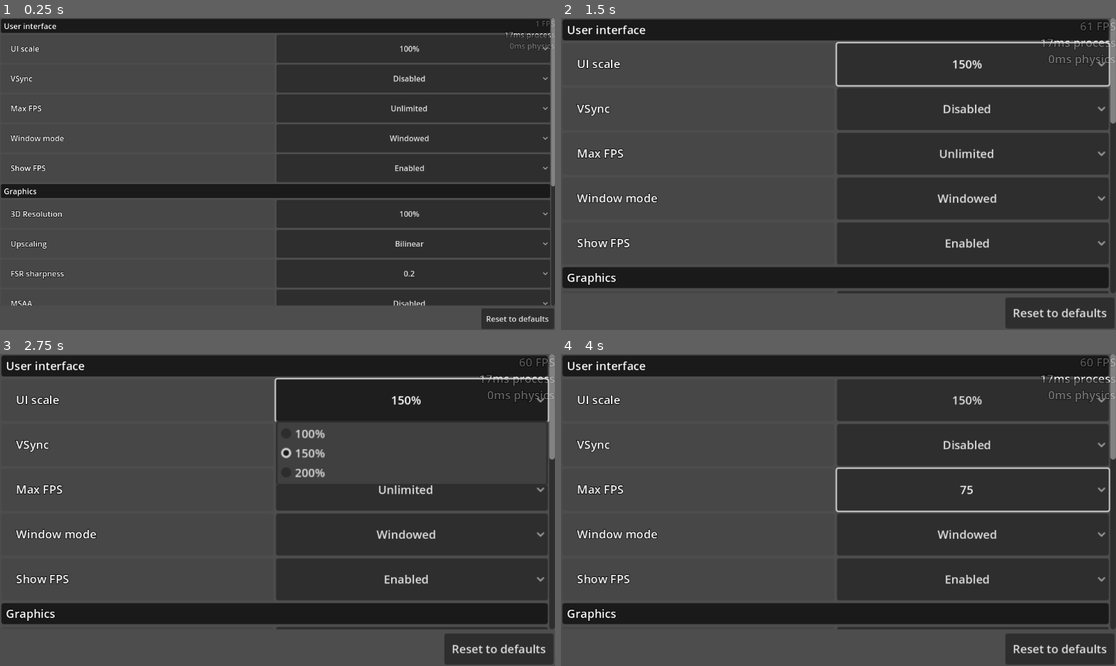
Above: before the commit, frames 1-4 (two rows, left to right).
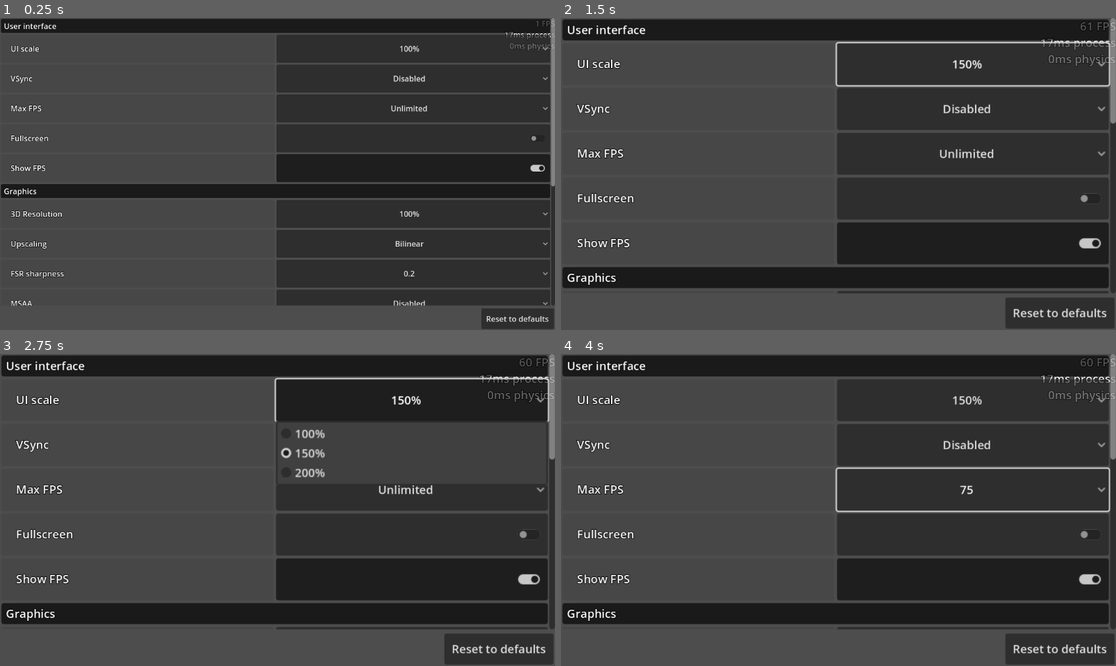
Above: after the commit, the same moments.

Repository: matmas/spacecraft3d
Game: Godot game, scene res://menus/options_menu/display_tab/display_tab.tscn
The game is run twice, just before and just after one commit, with the same random seed, the same clock (stepped at 60 frames per second) and the same inputs. This scene is started directly instead of the project's main scene.
Inputs (mouse positions are in pixels of both pictures, inside the frame that each line leads up to):
- Up to frame 1 (0.25 s): no input
- Up to frame 2 (1.5 s): click "100%" at 0.5 s; click "Disabled" at 1.25 s
- Up to frame 3 (2.75 s): click "150%" at 2 s
- Up to frame 4 (4 s): click "Unlimited" at 2.75 s; click (971, 534) at 3.5 s, where only the run before the commit has a clickable "Windowed"

The runs differ from the first frame. In frame 1, 0.3% of the frame differs, in the area x 1-99%, y 37-50%; in frame 2, 0.7%, in the area x 2-99%, y 56-74%; in frame 3, 0.7%; in frame 4, 0.7%.

Commit message:
Refactor game options, change window mode to fullscreen bool, add check button

Diff:
--- a/game/world_environment.gd
+++ b/game/world_environment.gd
@@ -2,4 +2,4 @@
 
 
 func _ready() -> void:
-	environment.glow_enabled = GameOptions.get_handler("display", "glow").current_value
+	environment.glow_enabled = GameOptions.get_option("display", "glow").get_value()
--- a/game_options/feature.gd
+++ b/game_options/feature.gd
@@ -11,6 +11,6 @@
 
 func _process(_delta: float) -> void:
 	var parent := get_parent()
-	parent.visible = GameOptions.get_handler(section, key).get_value()
+	parent.visible = GameOptions.get_option(section, key).get_value()
 	parent.set_process(parent.visible)
 	parent.set_physics_process(parent.visible)
--- a/game_options/game_options_autoload.gd
+++ b/game_options/game_options_autoload.gd
@@ -3,40 +3,40 @@
 const PATH = "user://options.cfg"
 
 
-var _option_handlers: Array[OptionHandler] = [
-	preload("option_handlers/ui_scale.gd").new(),
-	preload("option_handlers/vsync.gd").new(),
-	preload("option_handlers/max_fps.gd").new(),
-	preload("option_handlers/window_mode.gd").new(),
-	preload("option_handlers/fps_counter.gd").new(),
-	preload("option_handlers/camera_fov.gd").new(),
-	preload("option_handlers/3d_scale.gd").new(),
-	preload("option_handlers/msaa.gd").new(),
-	preload("option_handlers/taa.gd").new(),
-	preload("option_handlers/glow.gd").new(),
-	preload("option_handlers/upscaling_mode.gd").new(),
-	preload("option_handlers/fsr_sharpness.gd").new(),
-	preload("option_handlers/lens_flare.gd").new(),
-	preload("option_handlers/motion_particles.gd").new(),
-	preload("option_handlers/input_hints.gd").new(),
+var _options: Array[Option] = [
+	preload("options/int/ui_scale.gd").new(),
+	preload("options/enum/vsync.gd").new(),
+	preload("options/int/max_fps.gd").new(),
+	preload("options/bool/fullscreen.gd").new(),
+	preload("options/bool/fps_counter.gd").new(),
+	preload("options/int/camera_fov.gd").new(),
+	preload("options/int/3d_scale.gd").new(),
+	preload("options/enum/msaa.gd").new(),
+	preload("options/bool/taa.gd").new(),
+	preload("options/bool/glow.gd").new(),
+	preload("options/enum/upscaling_mode.gd").new(),
+	preload("options/int/fsr_sharpness.gd").new(),
+	preload("options/bool/lens_flare.gd").new(),
+	preload("options/bool/motion_particles.gd").new(),
+	preload("options/bool/input_hints.gd").new(),
 ]
-var _option_handlers_dict := {}
+var _options_dict := {}
 var config := ConfigFile.new()
 
 
-func get_handler(key: String, section: String) -> OptionHandler:
-	return _option_handlers_dict[key][section]
+func get_option(key: String, section: String) -> Option:
+	return _options_dict[key][section]
 
 
 func _init() -> void:
-	for handler in _option_handlers:
-		add_child(handler)
-		_option_handlers_dict.get_or_add(handler.section(), {})[handler.key()] = handler
+	for option in _options:
+		add_child(option)
+		_options_dict.get_or_add(option.section(), {})[option.key()] = option
 
 
 func _ready() -> void:
-	for handler in _option_handlers:
-		handler.initial_value = handler.get_value()
+	for option in _options:
+		option.initial_value = option.get_value()
 	_load()
 
 
@@ -51,18 +51,18 @@
 		])
 		return
 
-	for handler in _option_handlers:
-		if config.has_section_key(handler.section(), handler.key()):
-			handler.set_value(config.get_value(handler.section(), handler.key()))
+	for option in _options:
+		if config.has_section_key(option.section(), option.key()):
+			option.set_value(config.get_value(option.section(), option.key()))
 
 
 func save() -> void:
-	for handler in _option_handlers:
-		if handler.get_value() != handler.initial_value:
-			config.set_value(handler.section(), handler.key(), handler.get_value())
+	for option in _options:
+		if option.get_value() != option.initial_value:
+			config.set_value(option.section(), option.key(), option.get_value())
 		else:
-			if config.has_section_key(handler.section(), handler.key()):
-				config.erase_section_key(handler.section(), handler.key())
+			if config.has_section_key(option.section(), option.key()):
+				config.erase_section_key(option.section(), option.key())
 
 	var error := config.save(PATH)
 	if error:
@@ -72,8 +72,8 @@
 
 
 func reset_to_defaults() -> void:
-	for handler in _option_handlers:
-		handler.set_value(handler.initial_value)
+	for option in _options:
+		option.set_value(option.initial_value)
 
 	if FileAccess.file_exists(PATH):
 		var error := DirAccess.remove_absolute(PATH)
--- a/game_options/option_handlers/window_mode.gd
+++ /dev/null
@@ -1,34 +0,0 @@
-extends OptionHandler
-
-var WINDOWED = tr("Windowed")
-var FULLSCREEN = tr("Fullscreen")
-
-
-func section() -> String:
-	return "display"
-
-
-func key() -> String:
-	return "window_mode"
-
-
-func set_value(value: Variant) -> void:
-	DisplayServer.window_set_mode(value)
-
-
-func get_value() -> Variant:
-	return DisplayServer.window_get_mode()
-
-
-func get_value_from_string(value: String) -> Variant:
-	match value:
-		WINDOWED:
-			return DisplayServer.WINDOW_MODE_WINDOWED
-		FULLSCREEN:
-			return DisplayServer.WINDOW_MODE_EXCLUSIVE_FULLSCREEN
-		_:
-			return null
-
-
-func get_possible_string_values() -> Array[String]:
-	return [WINDOWED, FULLSCREEN]
--- a/game_options/bool_option_handler.gd
+++ b/game_options/option_types/bool_option.gd
@@ -1,5 +1,5 @@
-extends OptionHandler
-class_name BoolOptionHandler
+extends EnumOption
+class_name BoolOption
 
 var ENABLED := tr("Enabled")
 var DISABLED := tr("Disabled")
--- a/game_options/option_handler.gd
+++ b/game_options/option_types/enum_option.gd
@@ -1,23 +1,5 @@
-extends Node
-class_name OptionHandler
-
-var initial_value: Variant
-
-
-func section() -> String:
-	printerr("Not implemented."); return ""
-
-
-func key() -> String:
-	printerr("Not implemented."); return ""
-
-
-func get_value() -> Variant:
-	printerr("Not implemented."); return null
-
-
-func set_value(_value: Variant) -> void:
-	printerr("Not implemented.")
+extends Option
+class_name EnumOption
 
 
 func get_value_from_string(_value: String) -> Variant:
--- /dev/null
+++ b/game_options/option_types/int_option.gd
@@ -0,0 +1,2 @@
+extends Option
+class_name IntOption
--- /dev/null
+++ b/game_options/option_types/option.gd
@@ -0,0 +1,20 @@
+extends Node
+class_name Option
+
+var initial_value: Variant
+
+
+func section() -> String:
+	printerr("Not implemented."); return ""
+
+
+func key() -> String:
+	printerr("Not implemented."); return ""
+
+
+func get_value() -> Variant:
+	printerr("Not implemented."); return null
+
+
+func set_value(_value: Variant) -> void:
+	printerr("Not implemented.")
--- a/game_options/option_handlers/fps_counter.gd
+++ b/game_options/options/bool/fps_counter.gd
@@ -1,4 +1,4 @@
-extends BoolOptionHandler
+extends BoolOption
 
 var current_value := true
 
--- /dev/null
+++ b/game_options/options/bool/fullscreen.gd
@@ -0,0 +1,26 @@
+extends BoolOption
+
+
+func section() -> String:
+	return "display"
+
+
+func key() -> String:
+	return "fullscreen"
+
+
+func set_value(value: Variant) -> void:
+	if value:
+		DisplayServer.window_set_mode(DisplayServer.WINDOW_MODE_EXCLUSIVE_FULLSCREEN)
+	else:
+		DisplayServer.window_set_mode(DisplayServer.WINDOW_MODE_WINDOWED)
+
+
+func get_value() -> Variant:
+	match DisplayServer.window_get_mode():
+		DisplayServer.WINDOW_MODE_WINDOWED:
+			return false
+		DisplayServer.WINDOW_MODE_EXCLUSIVE_FULLSCREEN, DisplayServer.WINDOW_MODE_FULLSCREEN:
+			return true
+		_:
+			return false
--- a/game_options/option_handlers/glow.gd
+++ b/game_options/options/bool/glow.gd
@@ -1,4 +1,4 @@
-extends BoolOptionHandler
+extends BoolOption
 
 var current_value := true  # Assume glow is enabled by default
 
--- a/game_options/option_handlers/lens_flare.gd
+++ b/game_options/options/bool/input_hints.gd
@@ -1,4 +1,4 @@
-extends BoolOptionHandler
+extends BoolOption
 
 var current_value := true
 
@@ -8,7 +8,7 @@
 
 
 func key() -> String:
-	return "lens_flare"
+	return "input_hints"
 
 
 func set_value(value: Variant) -> void:
--- a/game_options/option_handlers/motion_particles.gd
+++ b/game_options/options/bool/lens_flare.gd
@@ -1,4 +1,4 @@
-extends BoolOptionHandler
+extends BoolOption
 
 var current_value := true
 
@@ -8,7 +8,7 @@
 
 
 func key() -> String:
-	return "motion_particles"
+	return "lens_flare"
 
 
 func set_value(value: Variant) -> void:
--- a/game_options/option_handlers/input_hints.gd
+++ b/game_options/options/bool/motion_particles.gd
@@ -1,4 +1,4 @@
-extends BoolOptionHandler
+extends BoolOption
 
 var current_value := true
 
@@ -8,7 +8,7 @@
 
 
 func key() -> String:
-	return "input_hints"
+	return "motion_particles"
 
 
 func set_value(value: Variant) -> void:
--- a/game_options/option_handlers/taa.gd
+++ b/game_options/options/bool/taa.gd
@@ -1,6 +1,6 @@
-extends BoolOptionHandler
+extends BoolOption
 
-@onready var current_value = ProjectSettings.get_setting("rendering/anti_aliasing/quality/use_taa")
+@onready var current_value := ProjectSettings.get_setting("rendering/anti_aliasing/quality/use_taa") as bool
 
 
 func section() -> String:
--- a/game_options/option_handlers/msaa.gd
+++ b/game_options/options/enum/msaa.gd
@@ -1,4 +1,4 @@
-extends OptionHandler
+extends EnumOption
 
 var DISABLED := tr("Disabled")
 @onready var current_value = ProjectSettings.get_setting("rendering/anti_aliasing/quality/msaa_3d")
--- a/game_options/option_handlers/upscaling_mode.gd
+++ b/game_options/options/enum/upscaling_mode.gd
@@ -1,4 +1,4 @@
-extends OptionHandler
+extends EnumOption
 
 @onready var current_value = ProjectSettings.get_setting("rendering/scaling_3d/mode")
 
--- a/game_options/option_handlers/vsync.gd
+++ b/game_options/options/enum/vsync.gd
@@ -1,9 +1,9 @@
-extends OptionHandler
+extends EnumOption
 
-var ENABLED = tr("Enabled")
-var DISABLED = tr("Disabled")
-var ADAPTIVE = tr("Adaptive")
-var MAILBOX = tr("Mailbox")
+var ENABLED := tr("Enabled")
+var DISABLED := tr("Disabled")
+var ADAPTIVE := tr("Adaptive")
+var MAILBOX := tr("Mailbox")
 
 
 func section() -> String:
--- a/game_options/option_handlers/3d_scale.gd
+++ b/game_options/options/int/3d_scale.gd
@@ -1,4 +1,4 @@
-extends OptionHandler
+extends EnumOption
 
 
 func section() -> String:
--- a/game_options/option_handlers/camera_fov.gd
+++ b/game_options/options/int/camera_fov.gd
@@ -1,4 +1,4 @@
-extends OptionHandler
+extends EnumOption
 
 var current_value := 75.0
 
--- a/game_options/option_handlers/fsr_sharpness.gd
+++ b/game_options/options/int/fsr_sharpness.gd
@@ -1,4 +1,4 @@
-extends OptionHandler
+extends EnumOption
 
 @onready var current_value = snappedf(ProjectSettings.get_setting("rendering/scaling_3d/fsr_sharpness"), 0.1)
 
--- a/game_options/option_handlers/max_fps.gd
+++ b/game_options/options/int/max_fps.gd
@@ -1,4 +1,4 @@
-extends OptionHandler
+extends EnumOption
 
 var UNLIMITED = tr("Unlimited")
 
--- a/game_options/option_handlers/ui_scale.gd
+++ b/game_options/options/int/ui_scale.gd
@@ -1,4 +1,4 @@
-extends OptionHandler
+extends EnumOption
 
 
 func section() -> String:
--- /dev/null
+++ b/game_options/ui_components/check_button.gd
@@ -0,0 +1,23 @@
+extends CheckButton
+class_name GameOptionCheckButton
+
+@export var key := ""
+@export var section := ""
+
+
+func _init() -> void:
+	toggled.connect(_on_toggled)
+
+
+func _on_toggled(toggled_on: bool) -> void:
+	GameOptions.get_option(key, section).set_value(toggled_on)
+	GameOptions.save()
+	refresh()
+
+
+func _ready() -> void:
+	refresh()
+
+
+func refresh() -> void:
+	button_pressed = GameOptions.get_option(key, section).get_value()
--- a/game_options/ui_components/option_button.gd
+++ b/game_options/ui_components/option_button.gd
@@ -13,7 +13,7 @@
 
 
 func _ready() -> void:
-	var current_value := GameOptions.get_handler(key, section).get_string_value()
+	var current_value = GameOptions.get_option(key, section).get_string_value()
 	if current_value:
 		add_item(current_value)
 		select(0)
@@ -31,7 +31,7 @@
 
 func _populate() -> void:
 	clear()
-	for value in GameOptions.get_handler(key, section).get_possible_string_values():
+	for value in GameOptions.get_option(key, section).get_possible_string_values():
 		add_item(value)
 	_is_populated = true
 
@@ -39,13 +39,13 @@
 func _select_active() -> void:
 	for index in item_count:
 		var value := get_item_text(index)
-		if GameOptions.get_handler(key, section).value_string_matches(value):
+		if GameOptions.get_option(key, section).value_string_matches(value):
 			select(index)
 
 
 func _on_item_selected(index: int) -> void:
 	var value := get_item_text(index)
-	GameOptions.get_handler(key, section).set_value_string(value)
+	GameOptions.get_option(key, section).set_value_string(value)
 	GameOptions.save()
 	_select_active()  # If something goes wrong we revert back to previous value
 
--- a/menus/options_menu/display_tab/display_tab.gd
+++ b/menus/options_menu/display_tab/display_tab.gd
@@ -9,6 +9,8 @@
 func _refresh_recursively(node: Node) -> void:
 	if node is GameOptionButton:
 		(node as GameOptionButton).refresh()
+	if node is GameOptionCheckButton:
+		(node as GameOptionCheckButton).refresh()
 
 	for child in node.get_children():
 		_refresh_recursively(child)
--- a/menus/options_menu/display_tab/display_tab.tscn
+++ b/menus/options_menu/display_tab/display_tab.tscn
@@ -1,8 +1,9 @@
-[gd_scene load_steps=4 format=3 uid="uid://bnu7ouj5kw015"]
+[gd_scene load_steps=5 format=3 uid="uid://bnu7ouj5kw015"]
 
 [ext_resource type="Script" path="res://menus/options_menu/display_tab/display_tab.gd" id="1_poj5n"]
 [ext_resource type="Script" path="res://joypad_scroll_container/joypad_scroll_container.gd" id="2_utw8y"]
 [ext_resource type="PackedScene" uid="uid://cipsfd504dpxe" path="res://menus/options_menu/display_tab/row_with_option_button.tscn" id="3_ohcr4"]
+[ext_resource type="PackedScene" uid="uid://otiblovqox1f" path="res://menus/options_menu/display_tab/row_with_check_button.tscn" id="4_dykk5"]
 
 [node name="DisplayTab" type="VBoxContainer"]
 anchors_preset = 15
@@ -61,23 +62,23 @@
 key = "display"
 section = "max_fps"
 
-[node name="WindowMode" parent="ScrollContainer/Body/List" instance=ExtResource("3_ohcr4")]
-layout_mode = 2
-
-[node name="Label" parent="ScrollContainer/Body/List/WindowMode" index="0"]
-text = "Window mode"
-
-[node name="GameOptionButton" parent="ScrollContainer/Body/List/WindowMode" index="1"]
-key = "display"
-section = "window_mode"
-
-[node name="ShowFPS" parent="ScrollContainer/Body/List" instance=ExtResource("3_ohcr4")]
+[node name="Fullscreen" parent="ScrollContainer/Body/List" instance=ExtResource("4_dykk5")]
+layout_mode = 2
+
+[node name="Label" parent="ScrollContainer/Body/List/Fullscreen" index="0"]
+text = "Fullscreen"
+
+[node name="GameOptionCheckButton" parent="ScrollContainer/Body/List/Fullscreen" index="1"]
+key = "display"
+section = "fullscreen"
+
+[node name="ShowFPS" parent="ScrollContainer/Body/List" instance=ExtResource("4_dykk5")]
 layout_mode = 2
 
 [node name="Label" parent="ScrollContainer/Body/List/ShowFPS" index="0"]
 text = "Show FPS"
 
-[node name="GameOptionButton" parent="ScrollContainer/Body/List/ShowFPS" index="1"]
+[node name="GameOptionCheckButton" parent="ScrollContainer/Body/List/ShowFPS" index="1"]
 key = "display"
 section = "fps_counter"
 
@@ -126,53 +127,53 @@
 key = "display"
 section = "msaa"
 
-[node name="TAA" parent="ScrollContainer/Body/List" instance=ExtResource("3_ohcr4")]
+[node name="TAA" parent="ScrollContainer/Body/List" instance=ExtResource("4_dykk5")]
 layout_mode = 2
 
 [node name="Label" parent="ScrollContainer/Body/List/TAA" index="0"]
 text = "TAA"
 
-[node name="GameOptionButton" parent="ScrollContainer/Body/List/TAA" index="1"]
+[node name="GameOptionCheckButton" parent="ScrollContainer/Body/List/TAA" index="1"]
 key = "display"
 section = "taa"
 
-[node name="Glow" parent="ScrollContainer/Body/List" instance=ExtResource("3_ohcr4")]
+[node name="Glow" parent="ScrollContainer/Body/List" instance=ExtResource("4_dykk5")]
 layout_mode = 2
 
 [node name="Label" parent="ScrollContainer/Body/List/Glow" index="0"]
 text = "Glow"
 
-[node name="GameOptionButton" parent="ScrollContainer/Body/List/Glow" index="1"]
+[node name="GameOptionCheckButton" parent="ScrollContainer/Body/List/Glow" index="1"]
 key = "display"
 section = "glow"
 
-[node name="LensFlare" parent="ScrollContainer/Body/List" instance=ExtResource("3_ohcr4")]
+[node name="LensFlare" parent="ScrollContainer/Body/List" instance=ExtResource("4_dykk5")]
 layout_mode = 2
 
 [node name="Label" parent="ScrollContainer/Body/List/LensFlare" index="0"]
 text = "Lens flare"
 
-[node name="GameOptionButton" parent="ScrollContainer/Body/List/LensFlare" index="1"]
+[node name="GameOptionCheckButton" parent="ScrollContainer/Body/List/LensFlare" index="1"]
 key = "display"
 section = "lens_flare"
 
-[node name="MotionParticles" parent="ScrollContainer/Body/List" instance=ExtResource("3_ohcr4")]
+[node name="MotionParticles" parent="ScrollContainer/Body/List" instance=ExtResource("4_dykk5")]
 layout_mode = 2
 
 [node name="Label" parent="ScrollContainer/Body/List/MotionParticles" index="0"]
 text = "Motion particles"
 
-[node name="GameOptionButton" parent="ScrollContainer/Body/List/MotionParticles" index="1"]
+[node name="GameOptionCheckButton" parent="ScrollContainer/Body/List/MotionParticles" index="1"]
 key = "display"
 section = "motion_particles"
 
-[node name="InputHints" parent="ScrollContainer/Body/List" instance=ExtResource("3_ohcr4")]
+[node name="InputHints" parent="ScrollContainer/Body/List" instance=ExtResource("4_dykk5")]
 layout_mode = 2
 
 [node name="Label" parent="ScrollContainer/Body/List/InputHints" index="0"]
 text = "Input hints"
 
-[node name="GameOptionButton" parent="ScrollContainer/Body/List/InputHints" index="1"]
+[node name="GameOptionCheckButton" parent="ScrollContainer/Body/List/InputHints" index="1"]
 key = "display"
 section = "input_hints"
 
@@ -204,7 +205,7 @@
 [editable path="ScrollContainer/Body/List/UIScale"]
 [editable path="ScrollContainer/Body/List/VSync"]
 [editable path="ScrollContainer/Body/List/MaxFPS"]
-[editable path="ScrollContainer/Body/List/WindowMode"]
+[editable path="ScrollContainer/Body/List/Fullscreen"]
 [editable path="ScrollContainer/Body/List/ShowFPS"]
 [editable path="ScrollContainer/Body/List/3DResolution"]
 [editable path="ScrollContainer/Body/List/Upscaling"]
--- /dev/null
+++ b/menus/options_menu/display_tab/row_with_check_button.tscn
@@ -0,0 +1,20 @@
+[gd_scene load_steps=2 format=3 uid="uid://otiblovqox1f"]
+
+[ext_resource type="Script" path="res://game_options/ui_components/check_button.gd" id="1_aexf8"]
+
+[node name="RowWithCheckButton" type="HBoxContainer"]
+anchors_preset = 15
+anchor_right = 1.0
+anchor_bottom = 1.0
+grow_horizontal = 2
+grow_vertical = 2
+
+[node name="Label" type="Label" parent="."]
+layout_mode = 2
+size_flags_horizontal = 3
+theme_type_variation = &"CategoryItem"
+
+[node name="GameOptionCheckButton" type="CheckButton" parent="."]
+layout_mode = 2
+size_flags_horizontal = 3
+script = ExtResource("1_aexf8")
--- a/player/camera.gd
+++ b/player/camera.gd
@@ -2,4 +2,4 @@
 
 
 func _ready() -> void:
-	fov = GameOptions.get_handler("display", "camera_fov").current_value
+	fov = GameOptions.get_option("display", "camera_fov").get_value()
